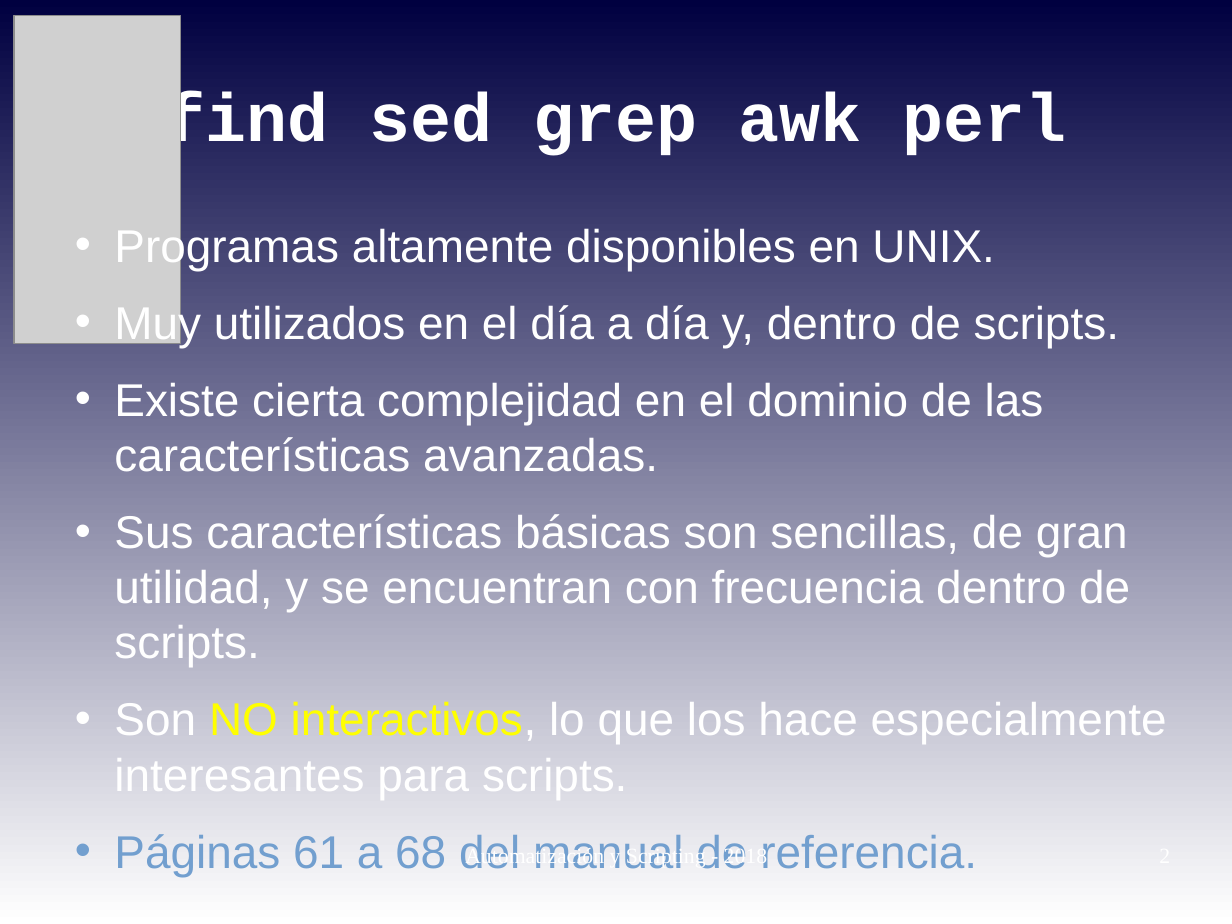
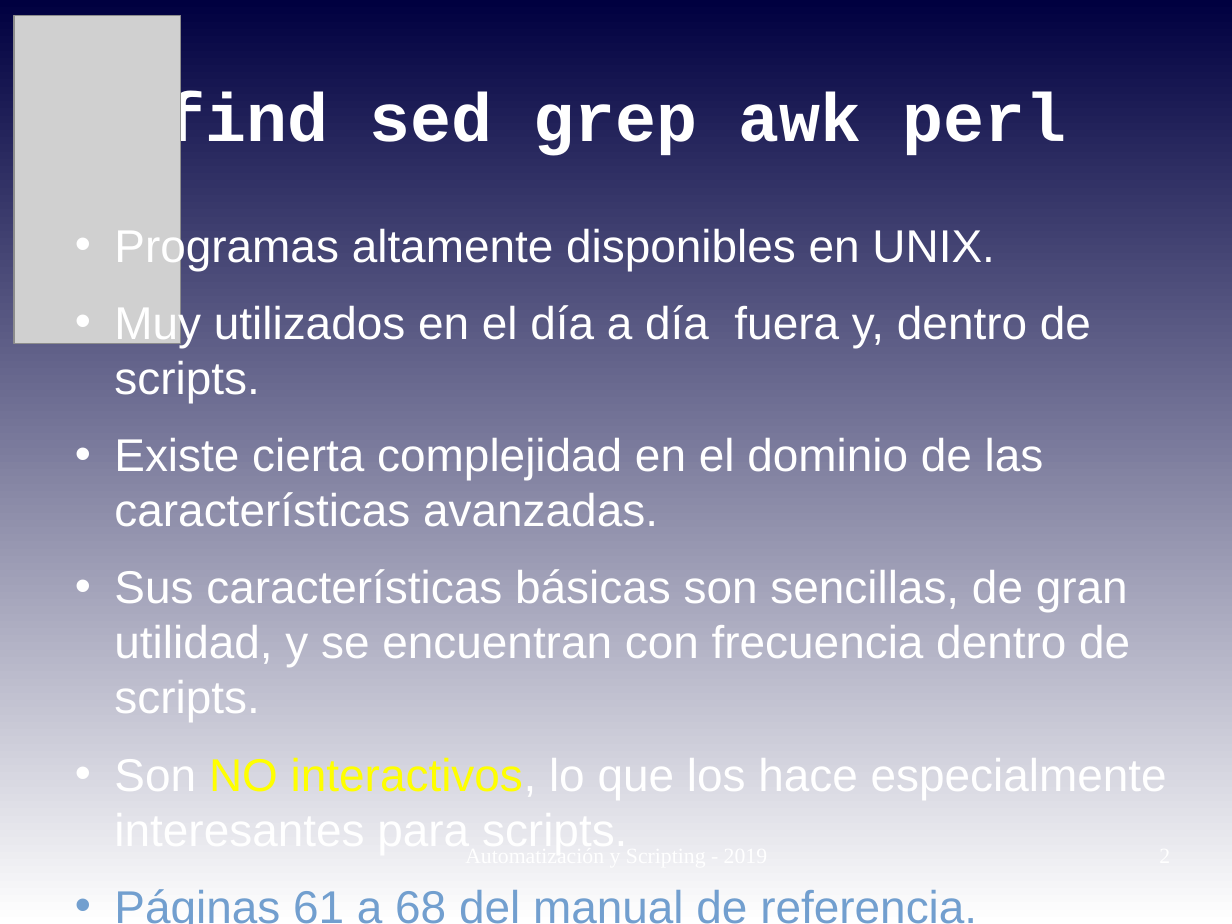
Before and after one commit to niniadcobre/-AutoyScripting, a slide deck: slide 2 of clases/AYS_clase08.odp. Drawn at 1232x924 pixels with LibreOffice and Linux fonts; fonts in the diff are those of the drawing; grey boxes stand for pictures. Boxes give left, top, right and bottom in pixels: in the first picture for what was removed or moved away, otherwise in the second. Text is boxed around its words. In the diff, an @@ line names an element or a change of style, - is before the commit and + after.

```diff
--- a/clases/AYS_clase08.odp
+++ b/clases/AYS_clase08.odp
@@ text at <box>114,303,1091,403</box>: text changed @@
-• Muy utilizados en el día a día y, dentro de scripts.
+• Muy utilizados en el día a día fuera y, dentro de scripts.
@@ text removed at <box>465,846,768,868</box> @@
-Automatización y Scripting - 2018
```
Also in this commit, not shown: 10 other slides changed, 2 other files.
